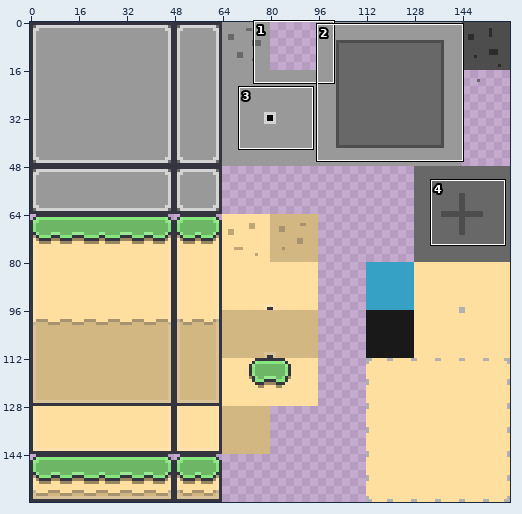
Sprite sheet: assets/levels/tileset/custom.png. Above, an overview of the earlier version with the close-up marked.
Close-up. As it was:
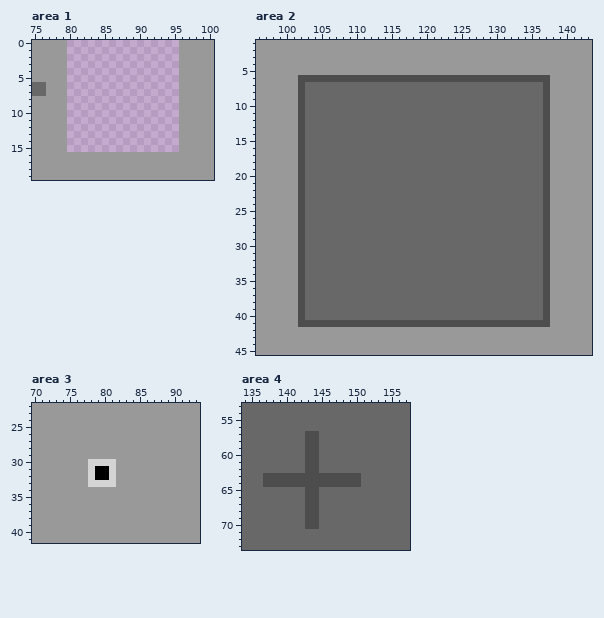
The file is 160x160 pixels. Colours within 5 levels of each other are drawn and written as one. Shown: area 1: x 75..100, y 0..19; area 2: x 96..143, y 1..45; area 3: x 70..93, y 22..41; area 4: x 134..157, y 53..73. The commit also changed other parts of the picture, which this record leaves out.
The same view after the edit:
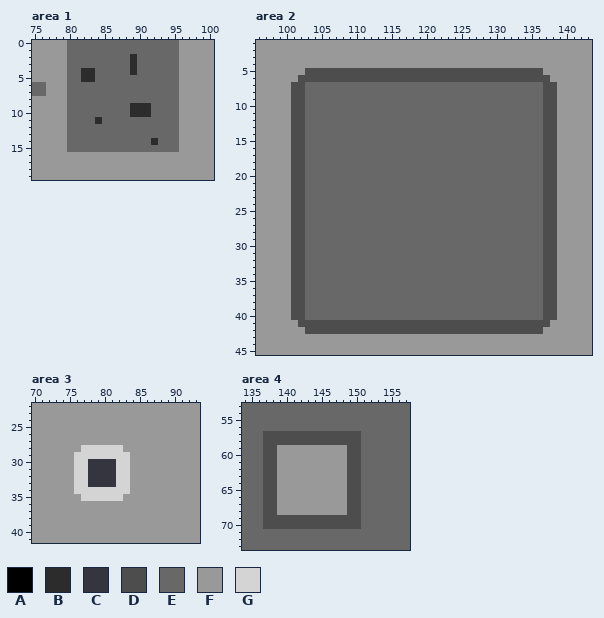
Palette (. is transparent): A #000000  B #2c2c2c  C #353540  D #4d4d4d  E #686868  F #999999  G #d4d4d4
What changed:
Changed rows in their new state; - is an unchanged pixel.
Area 1:
first column x 80:
 0 EEEEEEEEEEEEEEEE
 1 EEEEEEEEEEEEEEEE
 2 EEEEEEEEEBEEEEEE
 3 EEEEEEEEEBEEEEEE
 4 EEBBEEEEEBEEEEEE
 5 EEBBEEEEEEEEEEEE
 6 EEEEEEEEEEEEEEEE
 7 EEEEEEEEEEEEEEEE
 8 EEEEEEEEEEEEEEEE
 9 EEEEEEEEEBBBEEEE
10 EEEEEEEEEBBBEEEE
11 EEEEBEEEEEEEEEEE
12 EEEEEEEEEEEEEEEE
13 EEEEEEEEEEEEEEEE
14 EEEEEEEEEEEEBEEE
15 EEEEEEEEEEEEEEEE
Area 2:
first column x 101:
 5 --DDDDDDDDDDDDDDDDDDDDDDDDDDDDDDDDDD--
 7 D------------------------------------D
 8 D------------------------------------D
 9 D------------------------------------D
10 D------------------------------------D
11 D------------------------------------D
12 D------------------------------------D
13 D------------------------------------D
14 D------------------------------------D
15 D------------------------------------D
16 D------------------------------------D
17 D------------------------------------D
18 D------------------------------------D
19 D------------------------------------D
20 D------------------------------------D
21 D------------------------------------D
22 D------------------------------------D
23 D------------------------------------D
24 D------------------------------------D
25 D------------------------------------D
26 D------------------------------------D
27 D------------------------------------D
28 D------------------------------------D
29 D------------------------------------D
30 D------------------------------------D
31 D------------------------------------D
32 D------------------------------------D
33 D------------------------------------D
34 D------------------------------------D
35 D------------------------------------D
36 D------------------------------------D
37 D------------------------------------D
38 D------------------------------------D
39 D------------------------------------D
40 D------------------------------------D
42 --DDDDDDDDDDDDDDDDDDDDDDDDDDDDDDDDDD--
Area 3:
first column x 76:
28 -GGGGGG-
29 GGGGGGGG
30 GGCCCCGG
31 GGCCCCGG
32 GGCCCCGG
33 GGCCCCGG
34 GGGGGGGG
35 -GGGGGG-
Area 4:
first column x 137:
57 DDDDDD--DDDDDD
58 DDDDDD--DDDDDD
59 DDFFFFFFFFFFDD
60 DDFFFFFFFFFFDD
61 DDFFFFFFFFFFDD
62 DDFFFFFFFFFFDD
63 --FFFFFFFFFF--
64 --FFFFFFFFFF--
65 DDFFFFFFFFFFDD
66 DDFFFFFFFFFFDD
67 DDFFFFFFFFFFDD
68 DDFFFFFFFFFFDD
69 DDDDDD--DDDDDD
70 DDDDDD--DDDDDD
Boxes around the changes in both close-ups, in picture pixels (x1, y1, x2, y2):
added: (67, 40, 179, 152)
changed: (291, 68, 557, 334)
changed: (74, 445, 130, 501)
changed: (263, 431, 361, 529)
